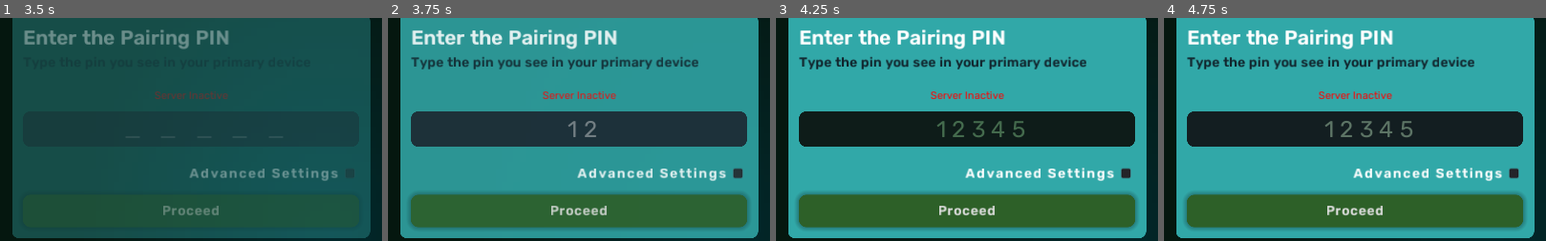
Above: before the commit, frames 1-4 (left to right).
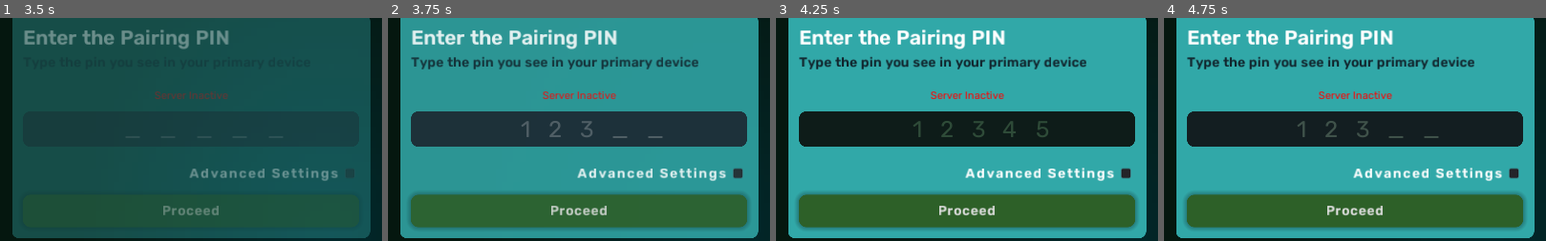
Above: after the commit, the same moments.

Repository: zan-keith/PlayPulse-Connect
Game: Godot game, scene res://Scenes/Pages/SplashScreen.tscn
Two runs of this game, one before a commit and one after it. Both use one fixed random seed, a clock stepped at 60 frames per second and the inputs below.
Inputs (mouse positions are % of the whole screen's width and height, from its top left):
- Up to frame 1 (3.5 s): move the mouse to (72, 45) at 0.52 s; hold Right (ui_right) 0.53-1.25 s; click (72, 45) at 0.67 s; tap Enter at 1.25 s; drag from (30, 55) to (45, 70) at 1.27 s; tap Space at 2 s; move the mouse to (60, 28) at 2.02 s; hold Right (ui_right) 2.03-2.75 s; drag from (45, 70) to (20, 35) at 2.77 s
- Up to frame 2 (3.75 s): move the mouse to (80, 65) at 3.52 s; hold Left (ui_left) from 3.53 s (still down)
- Up to frame 3 (4.25 s): keep holding Left (ui_left)
- Up to frame 4 (4.75 s): release Left (ui_left) at 4.25 s; drag from (20, 35) to (35, 25) at 4.27 s
The pictures show only the part of the screen within x 50-100%, y 18-68%; the shares and areas given below are measured in that part.

Frame 1 is identical in both runs. In frame 2, 0.4% of the frame differs, in the area x 35-72%, y 46-54%; in frame 3, 0.7%, in the area x 36-72%, y 46-54%; in frame 4, 0.7%.

Commit message:
Gui Updates, Updated Readme

Diff:
--- a/Client/Scenes/Pages/WelcomeScreen.tscn
+++ b/Client/Scenes/Pages/WelcomeScreen.tscn
@@ -355,7 +355,7 @@
 tracks/7/interp = 1
 tracks/7/loop_wrap = true
 tracks/7/imported = false
-tracks/7/enabled = true
+tracks/7/enabled = false
 tracks/7/keys = {
 "times": PoolRealArray( 0.2, 0.3, 0.4, 0.5, 0.6, 0.7, 1.6, 1.7, 1.8, 1.9, 2 ),
 "transitions": PoolRealArray( 1, 1, 1, 1, 1, 1, 1, 1, 1, 1, 1 ),
@@ -421,6 +421,18 @@
 "transitions": PoolRealArray( 0.535887, 1 ),
 "update": 0,
 "values": [ Color( 0.00392157, 0.0862745, 0.0941176, 1 ), Color( 1, 1, 1, 1 ) ]
+}
+tracks/13/type = "value"
+tracks/13/path = NodePath("VBoxContainer/Panel/VBoxContainer/ScrollContainer/PinCard/VBoxContainer/PinBox:placeholder_text")
+tracks/13/interp = 1
+tracks/13/loop_wrap = true
+tracks/13/imported = false
+tracks/13/enabled = true
+tracks/13/keys = {
+"times": PoolRealArray( 0.2, 0.3, 0.4, 0.5, 0.6, 1.26959, 1.4, 1.5, 1.6 ),
+"transitions": PoolRealArray( 1, 1, 1, 1, 1, 1, 1, 1, 1 ),
+"update": 1,
+"values": [ "1 _ _ _ _", "1 2 _ _ _", "1 2 3 _ _", "1 2 3 4 _", "1 2 3 4 5", "1 2 3 4 _", "1 2 3 _ _", "1 2 _ _ _", "_ _ _ _ _" ]
 }
 
 [sub_resource type="StyleBoxFlat" id=29]
Not shown, changed: .gitignore
Not shown, changed: README.md
Not shown, added: Server/CLI/README.md
Not shown, added: Server/CLI/darkicon.ico
Not shown, changed: Server/CLI/main.py
Not shown, added: Server/GUI/README.md
Not shown, added: Server/GUI/assets/frame1/alert_bg.png
Not shown, added: Server/GUI/assets/frame1/blue icon.png
Not shown, added: Server/GUI/assets/frame1/button_1.png
Not shown, added: Server/GUI/assets/frame1/button_2.png
Not shown, added: Server/GUI/assets/frame1/image_1.png
Not shown, added: Server/GUI/assets/frame1/image_2.png
(and 6 more such lines)
